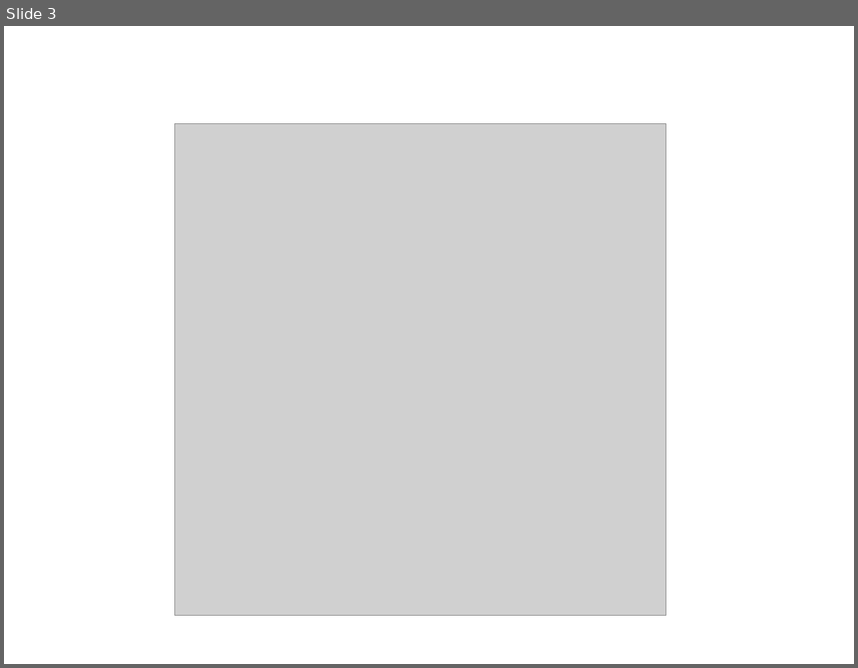
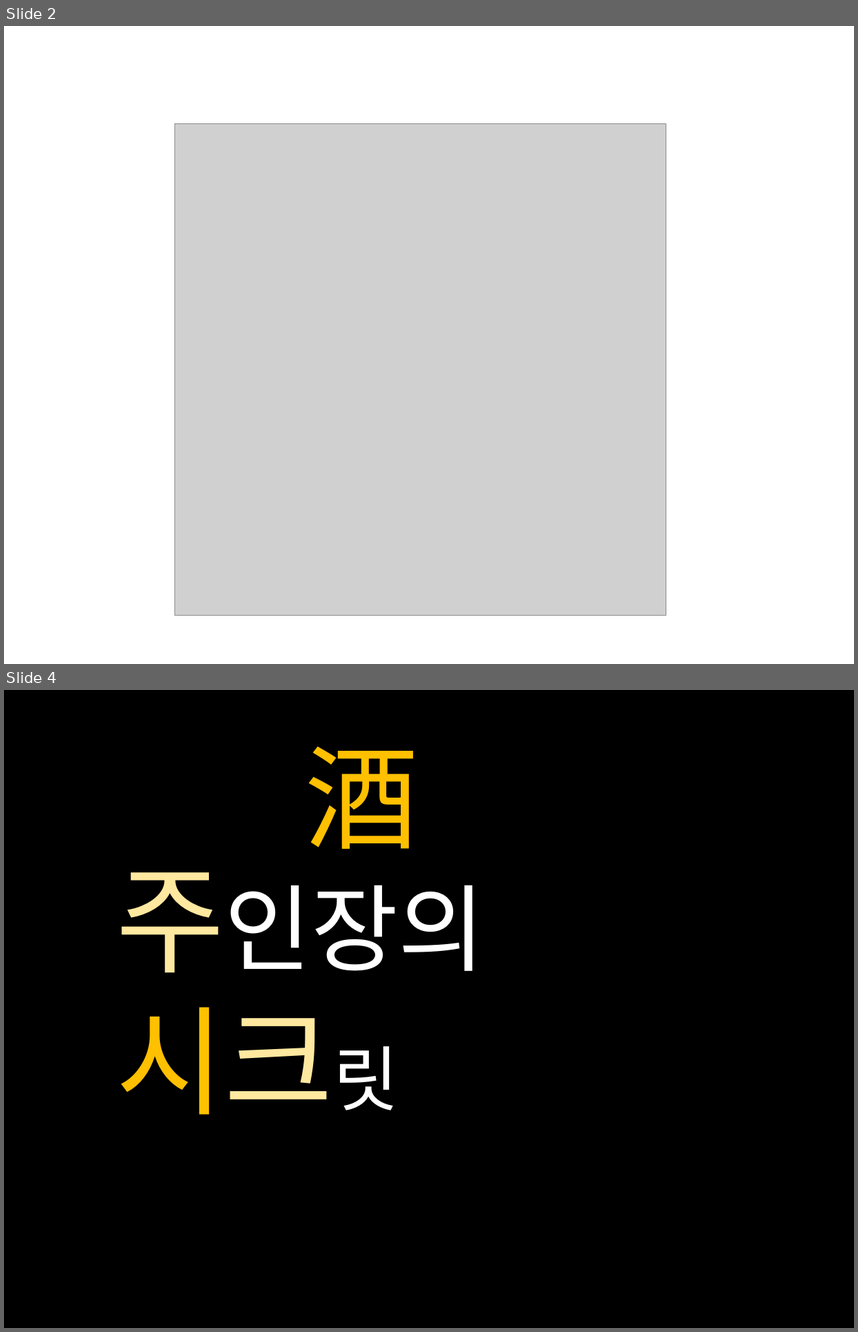
Before and after one commit to V3690/Design, a slide deck: 제작/로고 제작.pptx. Shown one above the other, each under a label of ours: slide 3 before the commit, slides 2 and 4 after it; the slides between them are not shown. The pictures are 858x668 and 858x1332 pixels, drawn with LibreOffice and Linux fonts; fonts in the diff are those of the drawing; grey boxes stand for pictures. Boxes give left, top, right and bottom in pixels: in the first picture for what was removed or moved away, otherwise in the second. Text is boxed around its words. In the diff, an @@ line names an element or a change of style, - is before the commit and + after.

```diff
--- a/제작/로고 제작.pptx
+++ b/제작/로고 제작.pptx
@@ slide 4 added at bbox=[4, 690, 854, 1328], background #000000 @@
@@ text added at bbox=[305, 747, 418, 849], 96 pt, text #FFC000 @@
+酒
@@ text added at bbox=[116, 872, 486, 1114], 100 pt, text #FFFFFF @@
+주인장의 시크릿
@@ what was slide 3 is now slide 2 @@
```
Also in this commit, not shown: 4 other slides added, 2 slides removed, 24 other files.
